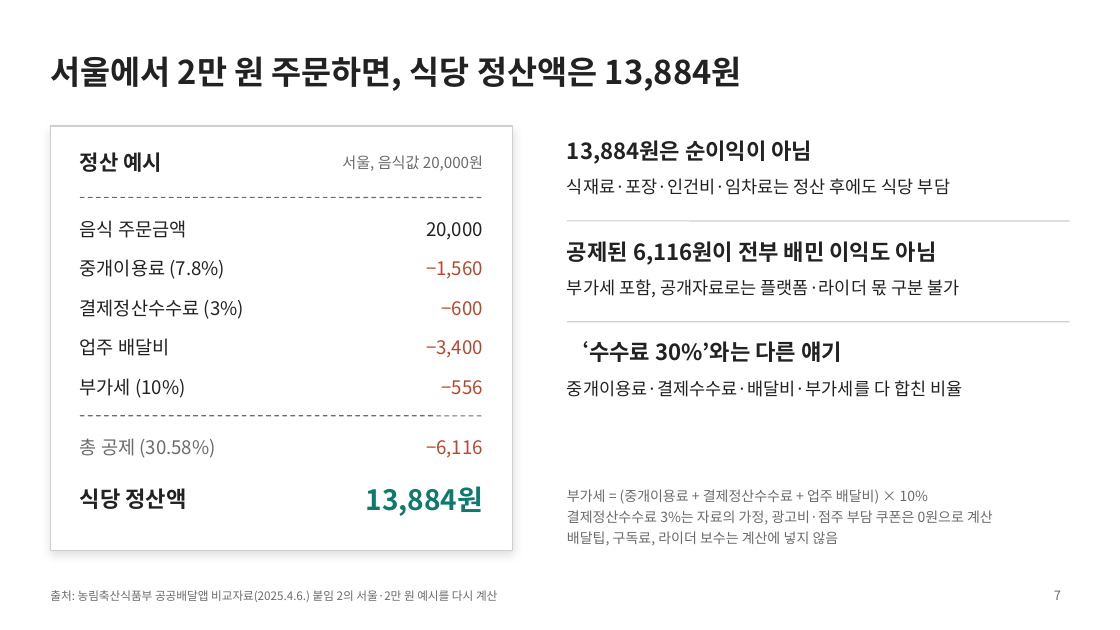
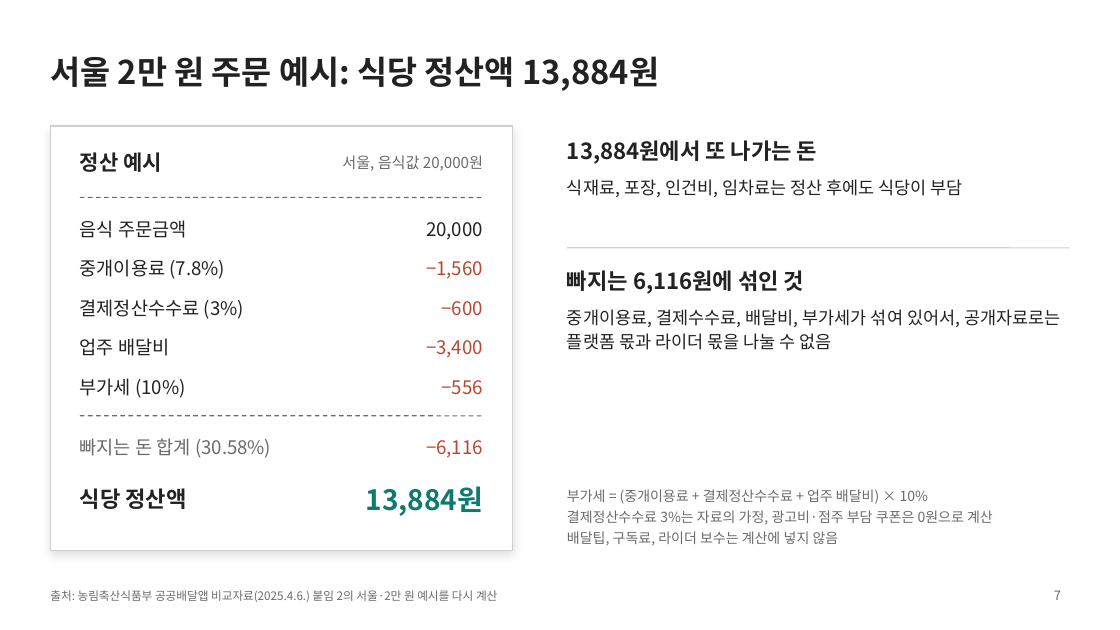
Before and after one commit to noya73305610-coder/-, a slide deck: slide 7 of 플랫폼_독점_발표_수정본.pptx. Drawn at 1120x630 pixels with LibreOffice and Linux fonts; fonts in the diff are those of the drawing. Boxes give left, top, right and bottom in pixels: in the first picture for what was removed or moved away, otherwise in the second. Text is boxed around its words. In the diff, an @@ line names an element or a change of style, - is before the commit and + after.

```diff
--- a/플랫폼_독점_발표_수정본.pptx
+++ b/플랫폼_독점_발표_수정본.pptx
@@ title at [50, 56, 659, 91]: text changed @@
-서울에서 2만 원 주문하면, 식당 정산액은 13,884원
+서울 2만 원 주문 예시: 식당 정산액 13,884원
@@ text at [567, 140, 817, 164]: text changed @@
-13,884원은 순이익이 아님
+13,884원에서 또 나가는 돈
@@ text at [567, 179, 963, 197]: text changed @@
-식재료·포장·인건비·임차료는 정산 후에도 식당 부담
+식재료, 포장, 인건비, 임차료는 정산 후에도 식당이 부담
@@ line moved from (567, 221) - (1070, 221) to (567, 248) - (1070, 248) @@
@@ text at [567, 270, 804, 294]: text changed @@
-공제된 6,116원이 전부 배민 이익도 아님
+빠지는 6,116원에 섞인 것
@@ text at [567, 309, 1061, 350]: text changed @@
-부가세 포함, 공개자료로는 플랫폼·라이더 몫 구분 불가
+중개이용료, 결제수수료, 배달비, 부가세가 섞여 있어서, 공개자료로는 플랫폼 몫과 라이더 몫을 나눌 수 없음
@@ line removed from (567, 322) to (1070, 322) @@
@@ text removed at [567, 341, 842, 362] @@
-‘수수료 30%’와는 다른 얘기
@@ text removed at [567, 380, 962, 397] @@
-중개이용료·결제수수료·배달비·부가세를 다 합친 비율
@@ text at [80, 438, 271, 458]: text changed @@
-총 공제 (30.58%)
+빠지는 돈 합계 (30.58%)
```
Also in this commit, not shown: 13 other slides changed.
